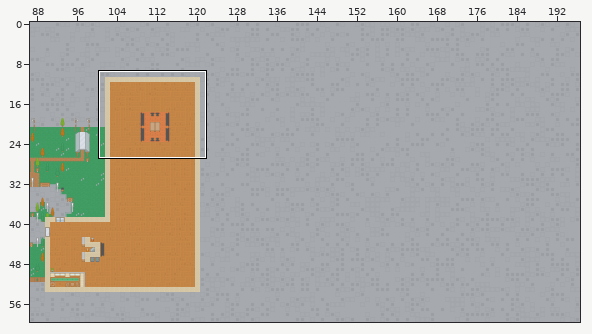
An edit to a level. Tiled map, app/assets/MapLib.tmx. The picture above shows the old version from afar; the outline marks the close-up.
Close-up. The starting point:
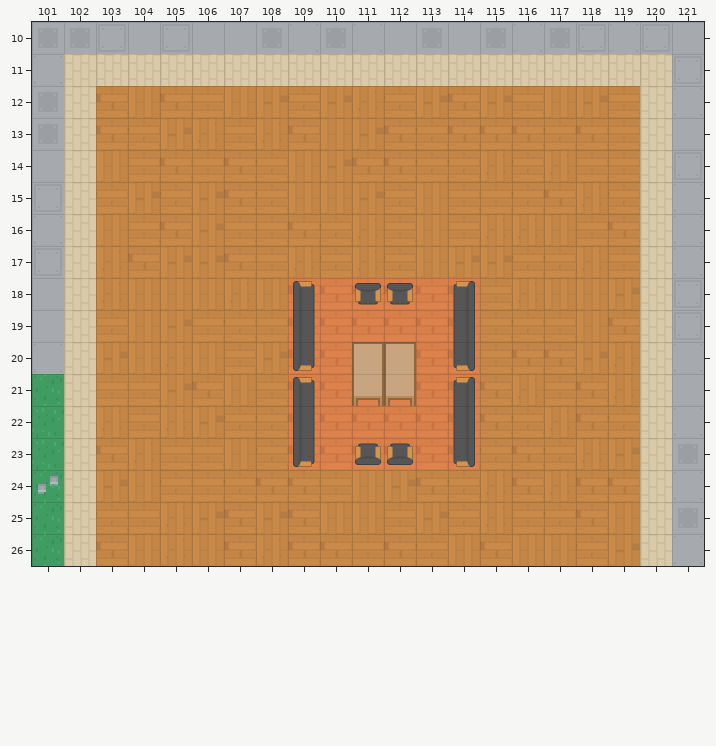
Cells are 64x64 px. Shown: x 101..121, y 10..26. The commit also changed other parts of the map, which this record leaves out.
After:
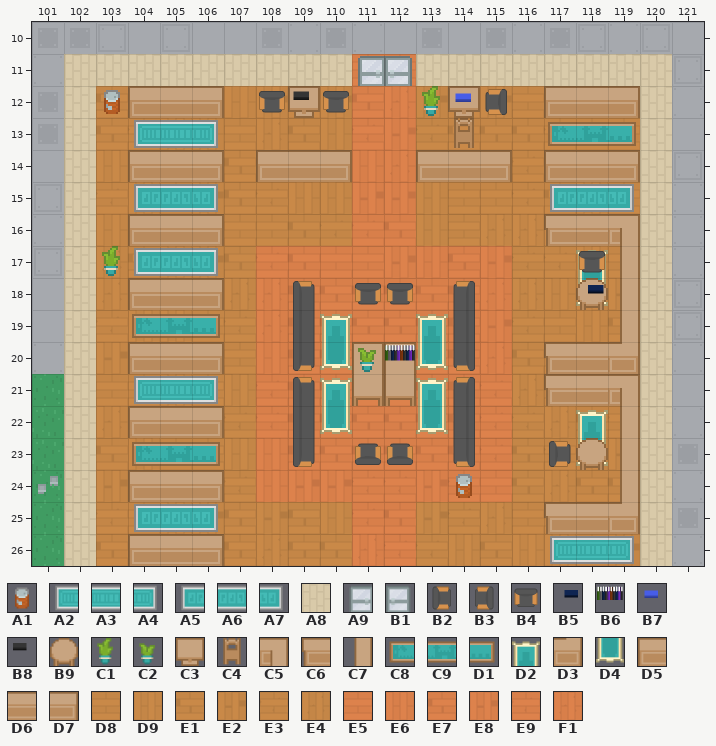
Key: from "City": A1 145, A2 182, A3 183, A4 184, A5 256, A6 257, A7 258, A8 744, A9 878, B1 879; from "Custom": B2 9, B3 19, B4 29, B5 39, B6 52, B7 55, B8 58; from "Indoor": B9 7, C1 16, C2 17, C3 111, C4 157, C5 351, C6 352, C7 377, C8 380, C9 381, D1 382, D2 411, D3 429, D4 437, D5 451, D6 452, D7 453; from "Shooter": D8 41, D9 42, E1 43, E2 44, E3 45, E4 46, E5 68, E6 69, E7 70, E8 71, E9 72, F1 73.
__ is an empty cell.
Tiles replaced or removed in this view: A8, D8, D9, E1, E2, E3, E4.
Change:
Changed rows in their new state; .. is an unchanged cell.
Layer "Ground":
first column x 108:
11 .. .. .. E5 E7 .. .. ..
12 .. .. .. E7 F1 .. .. ..
13 .. .. .. E9 E8 .. .. ..
14 .. .. .. E6 F1 .. .. ..
15 .. .. .. E8 E8 .. .. ..
16 .. .. .. E9 E7 .. .. ..
17 E9 E7 E5 E5 E8 E6 E7 E8
18 F1 .. .. .. .. .. .. F1
19 F1 .. .. .. .. .. .. E8
20 E6 .. .. .. .. .. .. F1
21 E9 .. .. .. .. .. .. E9
22 E9 .. .. .. .. .. .. E9
23 E6 .. .. .. .. .. .. E9
24 E6 E8 E8 E9 E9 E8 E9 E5
25 .. .. .. E9 E7 .. .. ..
26 .. .. .. F1 E9 .. .. ..
Layer "Environment":
first column x 103:
12 A1
first column x 114:
24 A1
Layer "Carpet":
first column x 104:
13 A2 A3 A4 .. .. .. .. .. .. .. .. .. .. C8 C9 D1
15 A5 A6 A7 .. .. .. .. .. .. .. .. .. .. A5 A6 A7
17 A5 A6 A7 .. .. .. .. .. .. .. .. .. .. .. D2 ..
18 .. .. .. .. .. .. .. .. .. .. .. .. .. .. D4 ..
19 C8 C9 D1 .. .. .. D2 .. .. D2 .. .. .. .. .. ..
20 .. .. .. .. .. .. D4 .. .. D4 .. .. .. .. .. ..
21 A2 A3 A4 .. .. .. D2 .. .. D2 .. .. .. .. .. ..
22 .. .. .. .. .. .. D4 .. .. D4 .. .. .. .. D2 ..
23 C8 C9 D1 .. .. .. .. .. .. .. .. .. .. .. D4 ..
25 A5 A6 A7 .. .. .. .. .. .. .. .. .. .. .. .. ..
26 .. .. .. .. .. .. .. .. .. .. .. .. .. A2 A3 A4
Layer "Doors":
first column x 111:
11 A9 B1
Layer "Tables":
first column x 104:
12 D5 D6 D7 .. B4 C3 B4 .. .. .. C3 B3 .. D5 D6 D7
13 .. .. .. .. .. .. .. .. .. .. C4 .. .. .. .. ..
14 D5 D6 D7 .. D5 D6 D7 .. .. D5 D6 D7 .. D5 D6 D7
16 D5 D6 D7 .. .. .. .. .. .. .. .. .. .. C6 D6 C5
17 .. .. .. .. .. .. .. .. .. .. .. .. .. .. B4 C7
18 D5 D6 D7 .. .. .. .. .. .. .. .. .. .. .. B9 C7
19 .. .. .. .. .. .. .. .. .. .. .. .. .. .. .. C7
20 D5 D6 D7 .. .. .. .. .. .. .. .. .. .. C6 D6 D3
21 .. .. .. .. .. .. .. .. .. .. .. .. .. C6 D6 C5
22 D5 D6 D7 .. .. .. .. .. .. .. .. .. .. .. .. C7
23 .. .. .. .. .. .. .. .. .. .. .. .. .. B2 B9 C7
24 D5 D6 D7 .. .. .. .. .. .. .. .. .. .. .. .. C7
25 .. .. .. .. .. .. .. .. .. .. .. .. .. C6 D6 D3
26 D5 D6 D7 .. .. .. .. .. .. .. .. .. .. .. .. ..
Layer "Ontop":
first column x 109:
12 B8 .. .. .. C1 B7
first column x 103:
17 C1 .. .. .. .. .. .. .. .. .. .. .. .. .. .. ..
18 .. .. .. .. .. .. .. .. .. .. .. .. .. .. .. B5
20 .. .. .. .. .. .. .. .. C2 B6 .. .. .. .. .. ..
Changed places in both close-ups, as pixel boxes (x1, y1, x2, y2):
changed: (256, 54, 512, 566)
added: (102, 86, 224, 566)
added: (544, 86, 640, 564)
